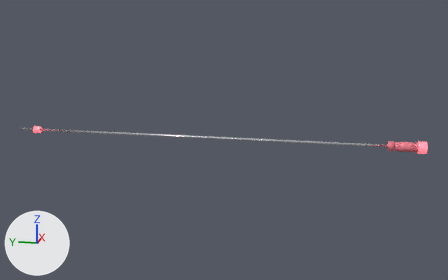
The glTF model assets/fuzeball_rod_3man.glb: old version first, new version second.
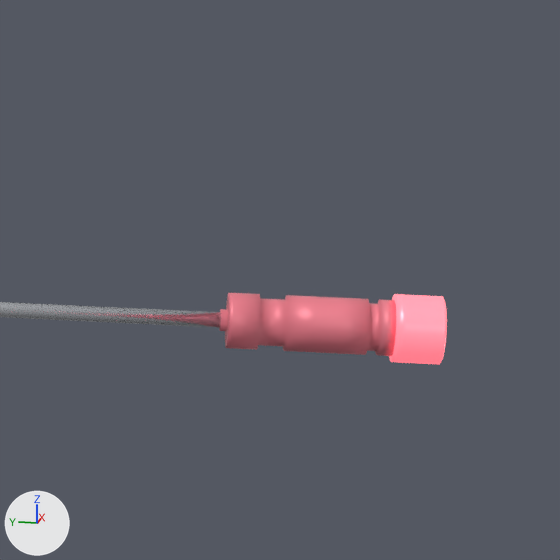
The first picture shows the older version from a 50 mm lens placed at (-174.3, -39.5, 43.1), pointed at (0.6, -4.6, -0.6). The close-ups show the older and then the newer version on the part from 78% to 100% of the width and 32% to 68% of the height of that picture. Only the edits that show in the close-ups are written down. The axes (+X, +Y, +Z) are drawn at lower left. The lights are the same throughout.

Names of what the first close-up shows: 'rod3_bar.002', 'rod3_handle.002', 'rod3_knob.002'.
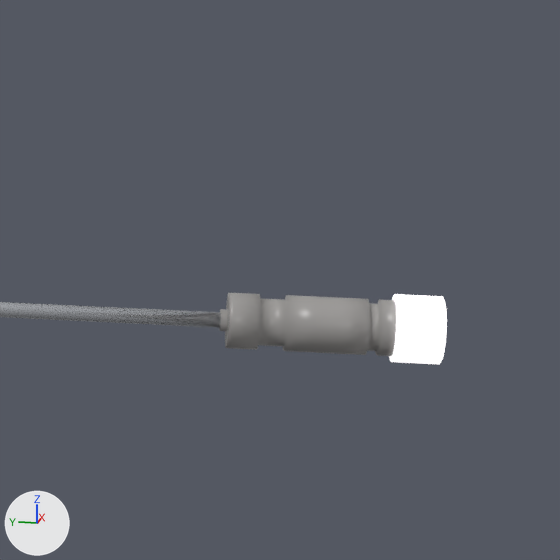
Patch to the scene script:
```diff
--- a/assets/fuzeball_rod_3man.glb.py
+++ b/assets/fuzeball_rod_3man.glb.py
@@ mat_team_glow @@
 mat_team_glow = principled_material('team_glow')
-mat_team_glow.base_color = (1.0, 0.28, 0.34)  # pink #ff909e
+mat_team_glow.base_color = (0.986, 0.971, 1.0)  # white #fdfcff
 mat_team_glow.metallic = 0.3
 mat_team_glow.roughness = 0.35
-mat_team_glow.emission_color = (1.0, 0.15, 0.2)  # red #ff6c7c
+mat_team_glow.emission_color = (1.0, 0.971, 0.971)  # white #fffcfc
 mat_team_glow.emission_strength = 1.0
@@ mat_team @@
 mat_team = principled_material('team')
-mat_team.base_color = (0.9, 0.22, 0.28)  # pink #f38190
+mat_team.base_color = (0.335, 0.324, 0.314)  # grey #9d9a98
 mat_team.metallic = 0.15
```

Boxes [x1, y1, x2, y2] around the edits, measured in the close-ups (560 x 560 px):
'rod3_handle.002', recoloured (pink to grey): [219, 293, 396, 356] in both
'rod3_knob.002', recoloured (pink to white): [389, 294, 447, 364] in both
